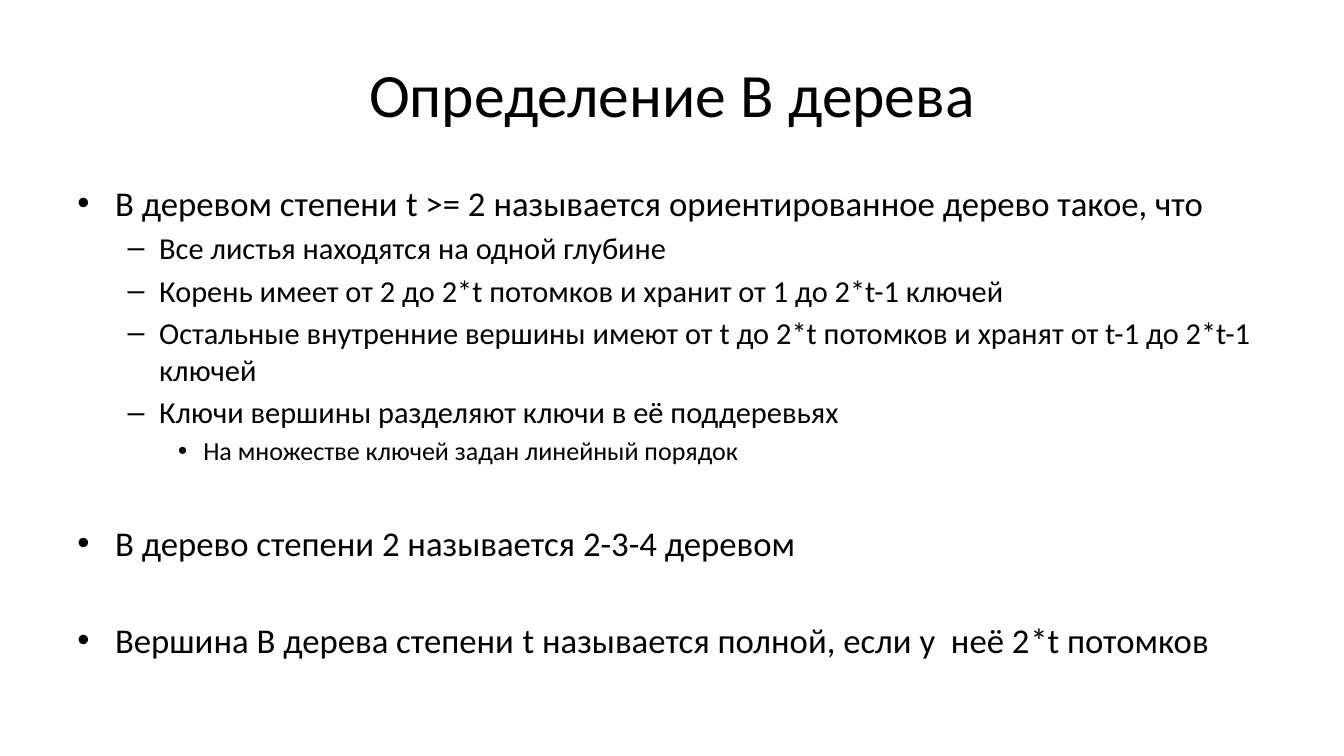
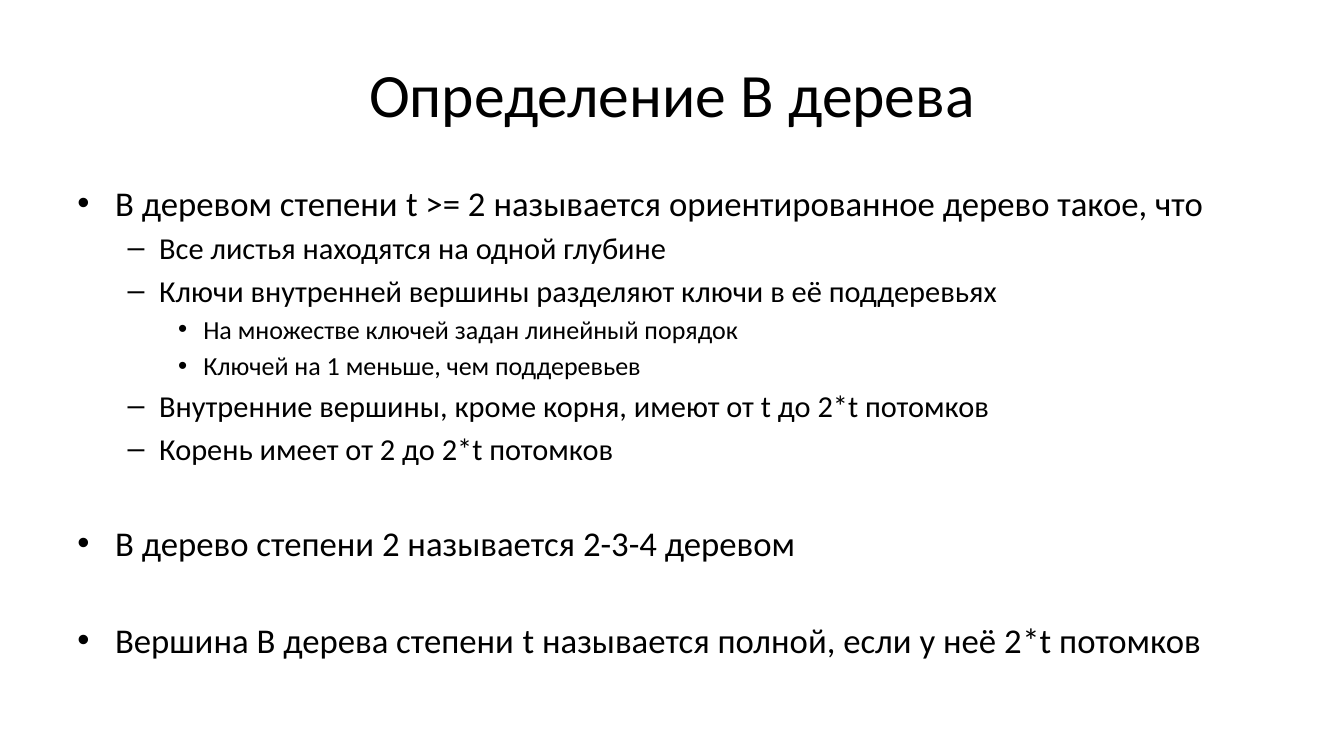
Before and after one commit to Evgueni-Petrov-aka-espetrov/Algorithms-and-Programming-in-C-pptx, a slide deck: slide 4 of 19 Б и КЧ деревья.pptx. Drawn at 1344x756 pixels with LibreOffice and Linux fonts; fonts in the diff are those of the drawing. Boxes give left, top, right and bottom in pixels: in the first picture for what was removed or moved away, otherwise in the second. Text is boxed around its words. In the diff, an @@ line names an element or a change of style, - is before the commit and + after.

```diff
--- a/19 Б и КЧ деревья.pptx
+++ b/19 Б и КЧ деревья.pptx
@@ text at (159, 281, 997, 307): text changed @@
-  – Корень имеет от 2 до 2*t потомков и хранит от 1 до 2*t-1 ключей
-  – Остальные внутренние вершины имеют от t до 2*t потомков и хранят от t-1 до 2*t-1 ключей
-  – Ключи вершины разделяют ключи в её поддеревьях
+  – Ключи внутренней вершины разделяют ключи в её поддеревьях
@@ text at (159, 357, 989, 465): paragraphs added @@
+    • Ключей на 1 меньше, чем поддеревьев
+  – Внутренние вершины, кроме корня, имеют от t до 2*t потомков
+  – Корень имеет от 2 до 2*t потомков
```
Also in this commit, not shown: 8 other slides changed.
